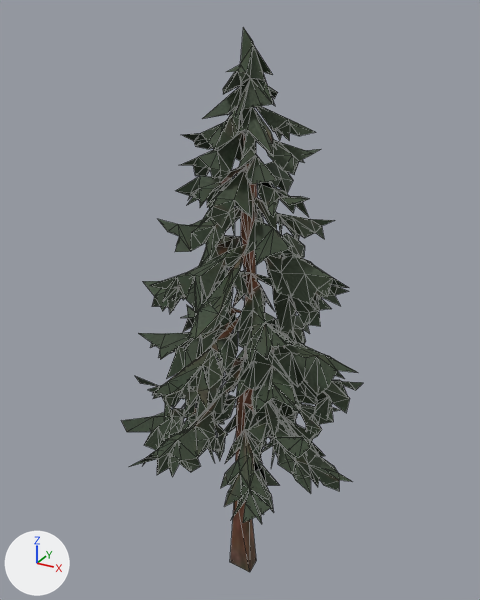
The glTF model public/3d/models/pine_a.glb: old version first, new version second.
One viewpoint serves both versions: a 50 mm camera at (0.92, -1.705, 0.989) aimed at (-0.038, 0.037, 0.118). Every picture has the same lights, and +X, +Y and +Z are marked at lower left. The first picture is the older version. Mesh edges are drawn as thin lines. Vertices at exactly the same position are counted once.
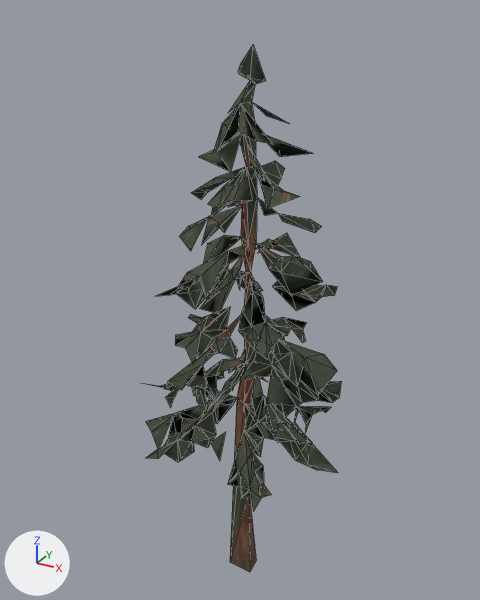
Diff of the bpy script that builds the scene:
```diff
--- a/public/3d/models/pine_a.glb.py
+++ b/public/3d/models/pine_a.glb.py
@@ me_mesh_0 @@
 # used by ob_mesh_0; location = (0.0, 0.0, 0.0)
-me_mesh_0.from_pydata(...)  # 1557 vertices, 3138 faces; spans x -0.42..0.43, y -0.41..0.4, z -0.95..0.94
+me_mesh_0.from_pydata(...)  # 516 vertices, 966 faces; spans x -0.36..0.37, y -0.35..0.38, z -0.95..0.9
+# me_mesh_0 part 1: 1041 vertices removed from x -0.42..0.43, y -0.41..0.4, z -0.95..0.94
+# me_mesh_0 part 2: 22 kept faces spanning x -0.25..0.14, y -0.29..0.27, z -0.41..0.69 get new texture (UV) coordinates
 me_mesh_0.materials.append(mat_material_0)
```

Pixel boxes (x1, y1, x2, y2) of what changed, in the pictures (480 x 600 px):
'Mesh_0', reshaped (19% narrower): before (121, 27, 363, 572); after (146, 45, 341, 572)
part 1 of me_mesh_0, deleted: before (121, 27, 363, 572)
part 2 of me_mesh_0, surface changed: before (206, 167, 298, 430); after (206, 167, 299, 483)
